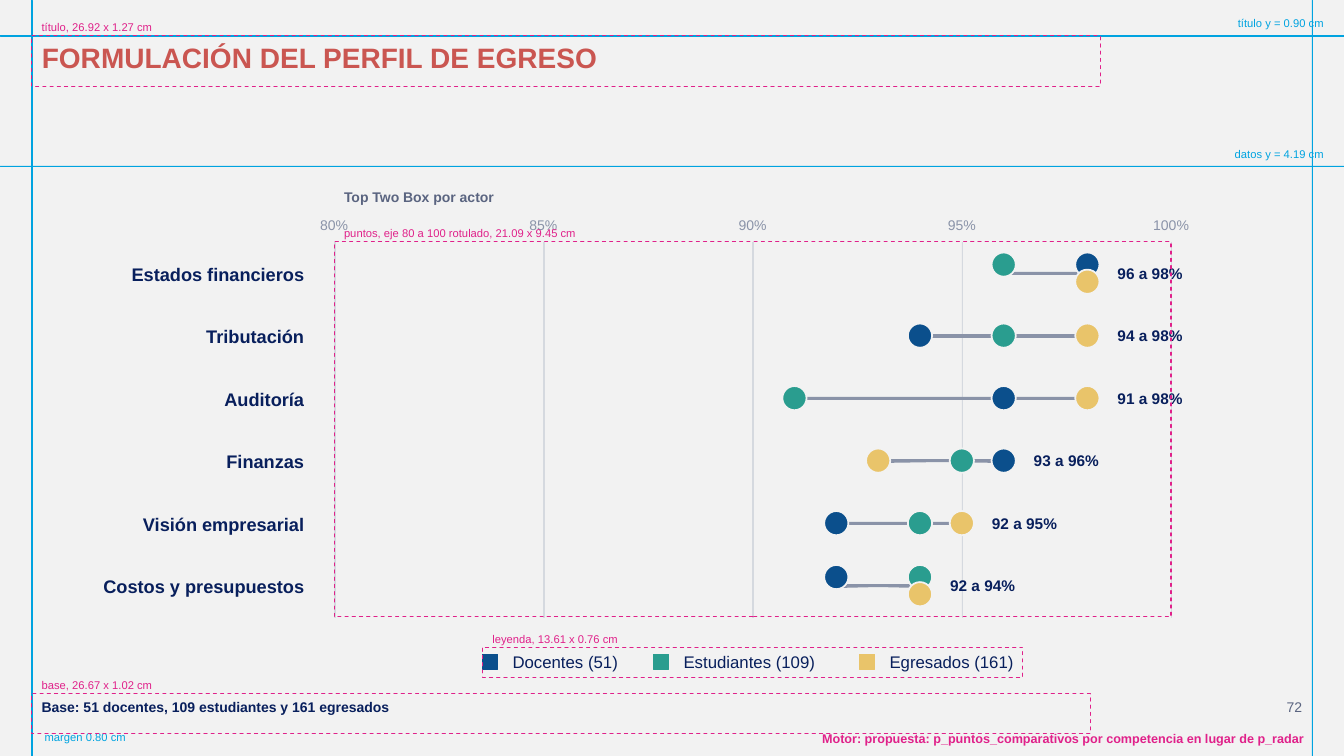
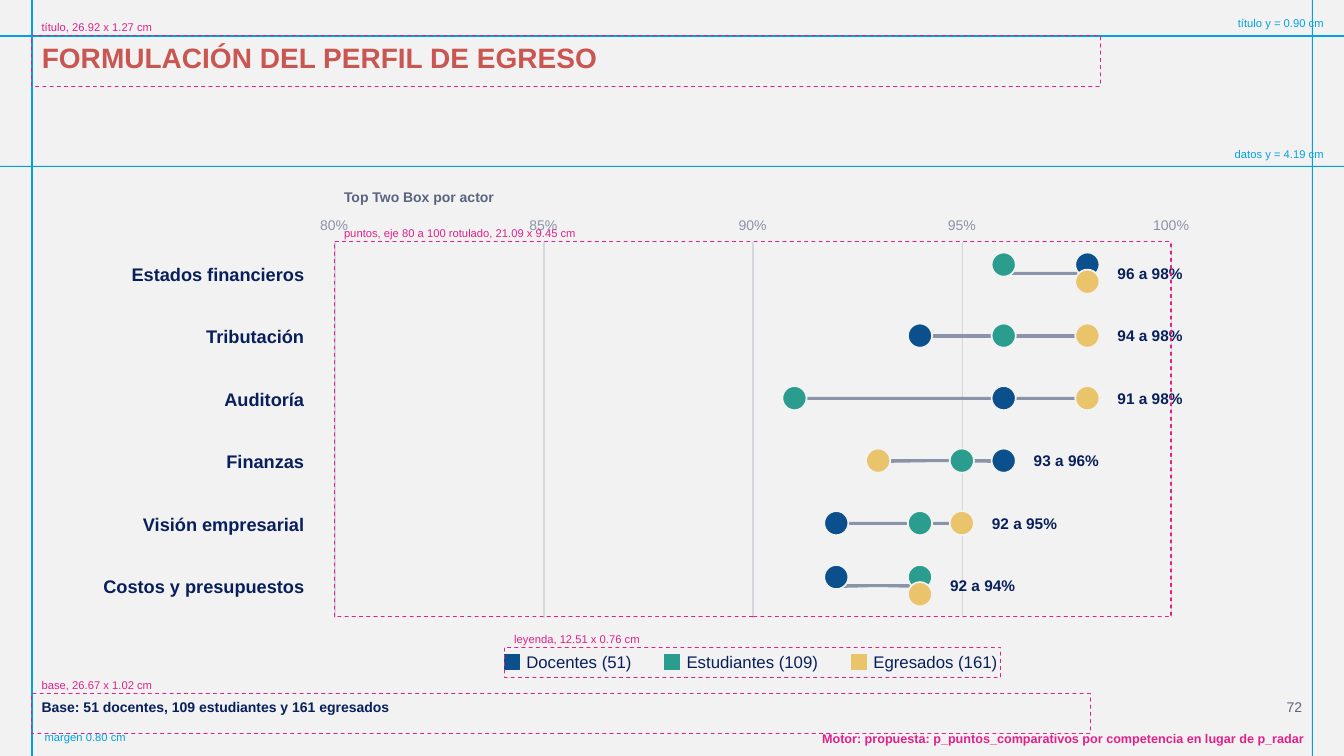
Before and after one commit to GonzaloAlmendariz/prosecnur-app, a slide deck: slide 72 of docs/qa/motor-ppt-2026-10-06/4-recetario/recetario-fiel-guias.pptx. Drawn at 1344x756 pixels with LibreOffice and Linux fonts; fonts in the diff are those of the drawing; background and template pictures are left out. Boxes give left, top, right and bottom in pixels: in the first picture for what was removed or moved away, otherwise in the second. Text is boxed around its words. In the diff, an @@ line names an element or a change of style, - is before the commit and + after.

```diff
--- a/docs/qa/motor-ppt-2026-10-06/4-recetario/recetario-fiel-guias.pptx
+++ b/docs/qa/motor-ppt-2026-10-06/4-recetario/recetario-fiel-guias.pptx
@@ rectangle: place and size @@
-rectangle at (483, 654, 498, 669)
+rectangle at (504, 654, 519, 669)
@@ rectangle: place and size @@
-rectangle at (483, 647, 1023, 678)
+rectangle at (504, 647, 1001, 678)
@@ text at (514, 635, 640, 645): text changed @@
-leyenda, 13.61 x 0.76 cm
+leyenda, 12.51 x 0.76 cm
@@ text "Docentes (51)": place and size @@
-text "Docentes (51)" at (513, 656, 618, 672)
+text "Docentes (51)" at (526, 656, 632, 672)
@@ rectangle: place and size @@
-rectangle at (653, 654, 668, 669)
+rectangle at (664, 654, 680, 669)
@@ rectangle: place and size @@
-rectangle at (860, 654, 875, 669)
+rectangle at (852, 654, 867, 669)
@@ text "Egresados (161)": place and size @@
-text "Egresados (161)" at (890, 656, 1013, 672)
+text "Egresados (161)" at (873, 656, 997, 672)
```
Also in this commit, not shown: 60 other slides changed, 6 other files.
